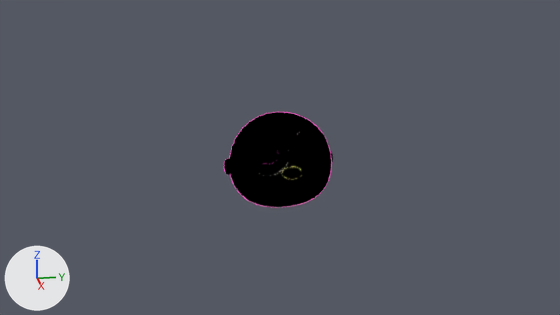
Renders of the Blender file release/datafiles/startup.blend from each side of a commit.
Both versions are drawn from the file's camera 'Camera'. The axes (+X, +Y, +Z) are drawn at lower left. The lights are the same throughout.

The older version as bpy lines, for what is in view:
```python
ob_cube_001 = bpy.data.objects.new('Cube.001', me_cube_003)
ob_cube_001.location = (-1.01, -1.35, 1.23)
ob_cube_001.rotation_euler = (-0.0907, 6.268, 1.623)  # degrees (-5.2, 359, 93)
ob_cube_004 = bpy.data.objects.new('Cube.004', me_cube_007)
ob_cube_004.location = (-1.01, -1.35, 1.23)
ob_cube_004.rotation_euler = (-0.0907, 6.268, 1.623)  # degrees (-5.2, 359, 93)
ob_cube_004.scale = (0.266, 0.464, 0.464)
ob_cube_005 = bpy.data.objects.new('Cube.005', me_cube_008)
ob_cube_005.location = (0.47, -1.27, 1.43)
ob_cube_005.rotation_euler = (-0.0907, 6.268, 1.623)  # degrees (-5.2, 359, 93)
ob_cube_005.scale = (0.304, 0.304, 0.182)
ob_cylinder_001 = bpy.data.objects.new('Cylinder.001', me_cylinder_003)
ob_cylinder_001.location = (0.09, -2.07, 1.86)
ob_cylinder_001.rotation_euler = (-2.014, -3.427, -1.961)  # degrees (-115, -196, -112)
ob_cylinder_001.scale = (0.258, 0.258, 0.00983)
ob_cylinder_003 = bpy.data.objects.new('Cylinder.003', me_cylinder_002)
ob_cylinder_003.location = (0.19, -1.08, 1.9)
ob_cylinder_003.rotation_euler = (1.11, 6.625, 1.824)  # degrees (64, 20, 105)
ob_cylinder_003.scale = (0.256, 0.256, 0.00977)
```
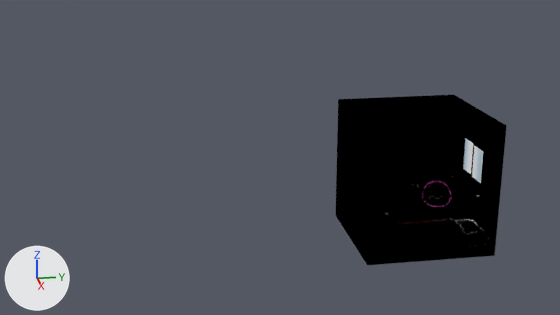
The change, as a list of edits to the scene's bpy script:
```text
Add mat_7:
    mat_7 = bpy.data.materials.new('*7')
    # uses the picture img_36_cream_wallpaper_texture_seamless_jpg
Add mat_material:
    mat_material = bpy.data.materials.new('Material')
    # nodes: Group, OutputMaterial
    # colours: white #e7e7e7
Add mat_color_d02:
    mat_color_d02 = bpy.data.materials.new('[Color D02]')
    # nodes: Group, OutputMaterial
    # colours: beige #ffe9a9
Add mat_color_m05:
    mat_color_m05 = bpy.data.materials.new('[Color M05]')
    # nodes: Group, OutputMaterial
    # colours: grey #737373
Add mat_metal_corrugated_shiny:
    mat_metal_corrugated_shiny = bpy.data.materials.new('[Metal Corrugated Shiny]')
    # uses the picture img_metal_corrogated_shiny_jpg
Add mat_2:
    mat_2 = bpy.data.materials.new('*2')
    # uses the picture img_27_dobby_fabric_texture_seamless_jpg
Add mat_5:
    mat_5 = bpy.data.materials.new('*5')
    # uses the picture img_8_beige_velvet_fabric_texture_seamless_jpg
Add mat_color_g07:
    mat_color_g07 = bpy.data.materials.new('[Color G07]')
    # nodes: Group, OutputMaterial
    # colours: green #9aff9a
Add mat_x:
    mat_x = bpy.data.materials.new('*')
    # uses the picture img_115_wood_fine_medium_color_texture_seamless_jpg
Add mat_6:
    mat_6 = bpy.data.materials.new('*6')
    # uses the picture img_111_teak_wood_fine_medium_color_texture_seamless_jpg
Add mat_color_m03:
    mat_color_m03 = bpy.data.materials.new('[Color M03]')
    # nodes: Group, OutputMaterial
    # colours: grey #acacac
Add mat_color_m02:
    mat_color_m02 = bpy.data.materials.new('[Color M02]')
    # nodes: Group, OutputMaterial
    # colours: light grey #c7c7c7
Add mat_color_a05:
    mat_color_a05 = bpy.data.materials.new('[Color A05]')
    # nodes: Group, OutputMaterial
    # colours: pink #ff8f8f
Add mat_3:
    mat_3 = bpy.data.materials.new('*3')
    # uses the picture img_49_plywood_texture_seamless_jpg
Add mat_wood_cherry_original:
    mat_wood_cherry_original = bpy.data.materials.new('[Wood Cherry Original]')
    # uses the picture img_wood_cherry_original_jpg
Add mat_8:
    mat_8 = bpy.data.materials.new('*8')
    # uses the picture img_45_mahogany_plywood_texture_seamless_jpg
Add mat_color_m08:
    mat_color_m08 = bpy.data.materials.new('[Color M08]')
    # nodes: Group, OutputMaterial
    # colours: black #181818
Add mat_color_m07:
    mat_color_m07 = bpy.data.materials.new('[Color M07]')
    # nodes: Group, OutputMaterial
    # colours: black #373737
Add mat_4:
    mat_4 = bpy.data.materials.new('*4')
    # uses the picture img_13_red_velvet_fabric_texture_seamless_jpg
Add mat_1:
    mat_1 = bpy.data.materials.new('*1')
    # uses the picture img_94_light_parquet_texture_seamless_jpg
Change ob_cube_001:
    ob_cube_001.location: (-1.01, -1.35, 1.23) -> (1.16, 2.34, 0.87)
    ob_cube_001.rotation_euler: (-0.0907, 6.268, 1.623) -> (-0.0844, 6.252, 0.834)  # degrees (-5.2, 359, 93) -> degrees (-4.8, 358, 48)
    ob_cube_001.scale: (1.0, 1.0, 1.0) -> (0.251, 0.251, 0.251)
Change ob_cube_004:
    ob_cube_004.location: (-1.01, -1.35, 1.23) -> (1.16, 2.34, 0.87)
    ob_cube_004.rotation_euler: (-0.0907, 6.268, 1.623) -> (-0.0844, 6.252, 0.834)  # degrees (-5.2, 359, 93) -> degrees (-4.8, 358, 48)
    ob_cube_004.scale: (0.266, 0.464, 0.464) -> (0.0667, 0.116, 0.116)
Change ob_cube_005:
    ob_cube_005.location: (0.47, -1.27, 1.43) -> (1.44, 2.09, 0.92)
    ob_cube_005.rotation_euler: (-0.0907, 6.268, 1.623) -> (-0.0844, 6.252, 0.834)  # degrees (-5.2, 359, 93) -> degrees (-4.8, 358, 48)
    ob_cube_005.scale: (0.304, 0.304, 0.182) -> (0.0761, 0.0761, 0.0455)
Change ob_cylinder_001:
    ob_cylinder_001.location: (0.09, -2.07, 1.86) -> (1.42, 2.17, 1.04)
    ob_cylinder_001.rotation_euler: (-2.014, -3.427, -1.961) -> (1.113, 6.608, 1.036)  # degrees (-115, -196, -112) -> degrees (64, 19, 59)
    ob_cylinder_001.scale: (0.258, 0.258, 0.00983) -> (0.0642, 0.0642, 0.00245)
Change ob_cylinder_003:
    ob_cylinder_003.location: (0.19, -1.08, 1.9) -> (1.23, 2.01, 1.02)
    ob_cylinder_003.rotation_euler: (1.11, 6.625, 1.824) -> (-2.001, -3.415, -2.747)  # degrees (64, 20, 105) -> degrees (-115, -196, -157)
Add ob_room_head:
    ob_room_head = bpy.data.objects.new('Room_head', me_skpc064)  # 166 vertices, 266 faces; spans x -1.8..1.8, y -1.8..1.8, z 1.7..1.89; modifiers EDGE_SPLIT
    ob_room_head.location = (1.54, 1.55, 1.55)
    ob_room_head.scale = (0.86, 0.86, 0.86)
Add ob_room_body:
    ob_room_body = bpy.data.objects.new('Room_body', me_skpa447)  # 8253 vertices, 15678 faces, 8 loose edges; spans x -1.81..1.8, y -1.86..1.86, z -1.8..1.8; modifiers EDGE_SPLIT
    ob_room_body.location = (1.54, 1.55, 1.55)
    ob_room_body.rotation_euler = (0.0, 0.0, -1.571)  # degrees (0, 0, -90)
    ob_room_body.scale = (0.86, 0.86, 0.86)
```

Changed parts and their boxes (x1, y1, x2, y2) in the pictures (560 x 315 px):
'Room_body', added: after (336, 103, 506, 265)
'Cube.001', moved, turned, rescaled: before (229, 112, 332, 208); after (423, 181, 451, 207)
'Room_head', added: after (338, 95, 506, 135)
'Cylinder.001', moved, turned, rescaled: before (248, 135, 289, 175); after (432, 188, 443, 198)
'Cylinder.003', moved, turned: before (290, 131, 325, 171); after (423, 186, 432, 197)
'Cube.005', moved, turned, rescaled: before (282, 167, 302, 179); after (429, 196, 434, 199)
'Cube.004', moved, turned, rescaled: before (224, 152, 333, 175); after (449, 195, 452, 199)
